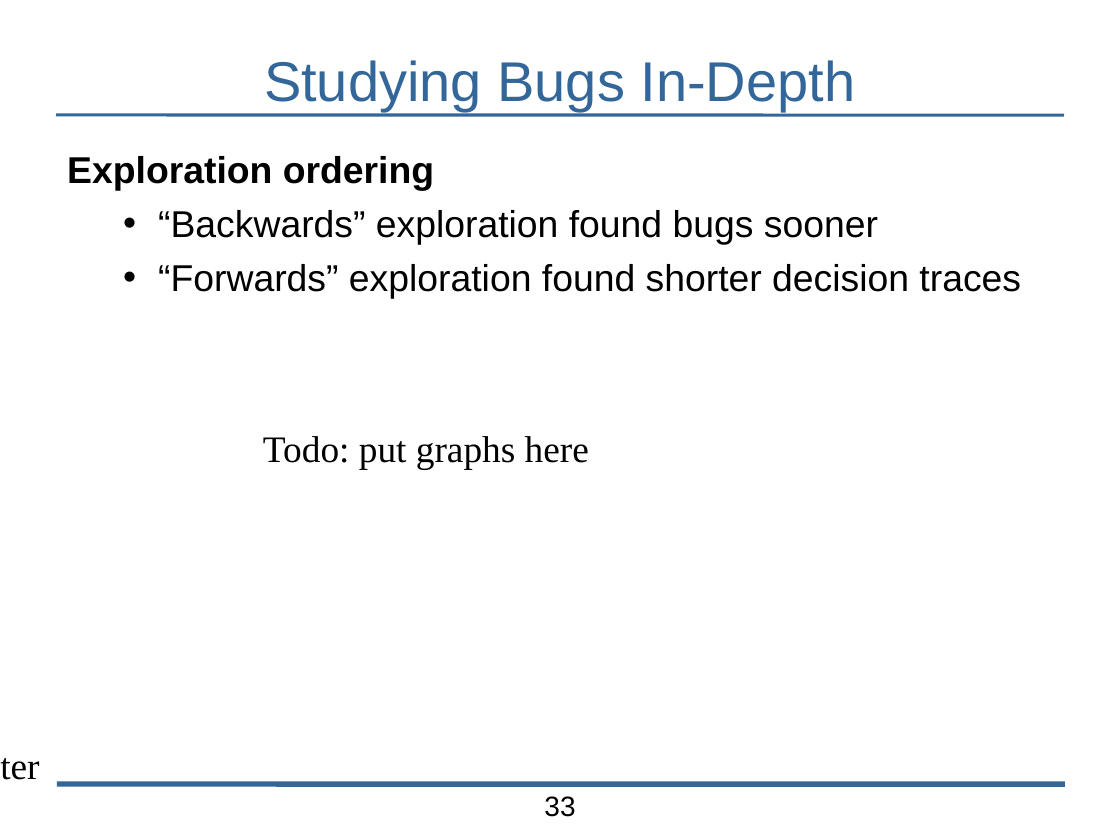
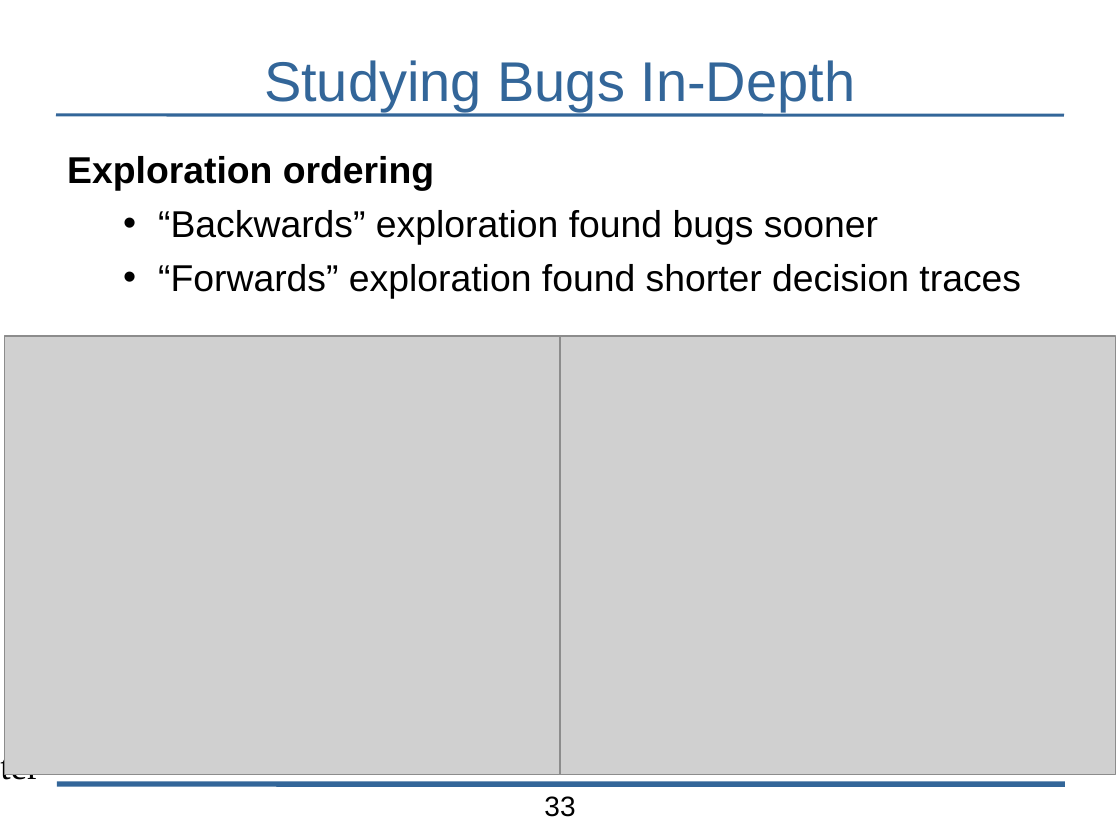
Before and after one commit to bblum/talks, a slide deck: slide 33 of pdl-retreat/pdl-talk.odp. Drawn at 1120x840 pixels with LibreOffice and Linux fonts; fonts in the diff are those of the drawing; grey boxes stand for pictures; background and template pictures are left out. Boxes give left, top, right and bottom in pixels: in the first picture for what was removed or moved away, otherwise in the second. Text is boxed around its words. In the diff, an @@ line names an element or a change of style, - is before the commit and + after.

```diff
--- a/pdl-retreat/pdl-talk.odp
+++ b/pdl-retreat/pdl-talk.odp
@@ picture added at [4, 336, 560, 775] @@
@@ picture added at [560, 336, 1116, 775] @@
@@ text removed at [263, 436, 589, 470] @@
-Todo: put graphs here
```
Also in this commit, not shown: 6 other slides changed, 1 other file.
